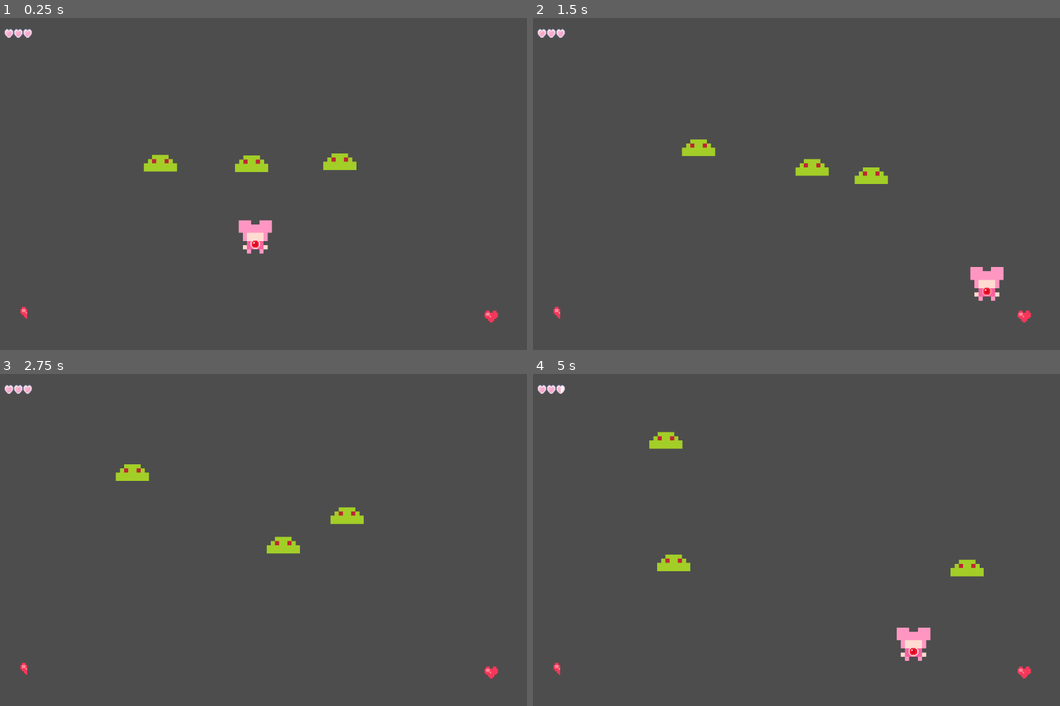
Above: before the commit, frames 1-4 (two rows, left to right).
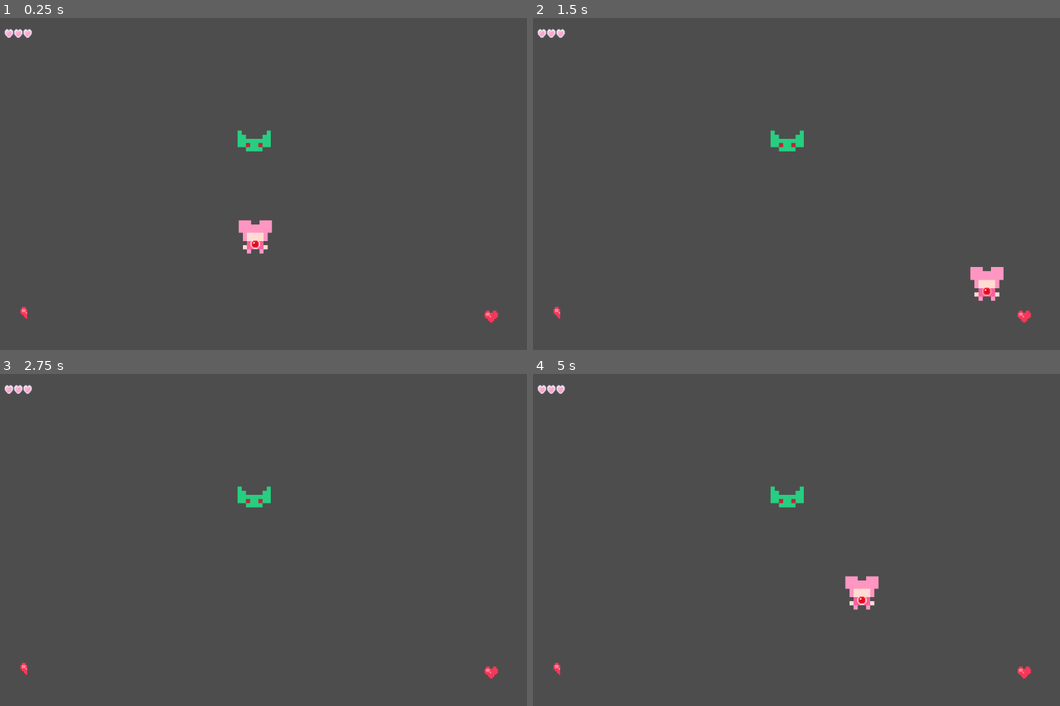
Above: after the commit, the same moments.

Repository: MagicalMegaDev/Magical-Persona-Repo
Game: Godot game, scene res://Assets/Scenes/Rooms/TestingRoom.tscn
The game is run twice, just before and just after one commit, with the same random seed, the same clock (stepped at 60 frames per second) and the same inputs. This scene is started directly instead of the project's main scene.
Inputs:
- Up to frame 1 (0.25 s): no input
- Up to frame 2 (1.5 s): tap Enter at 0.5 s; hold D (move_right) 0.53-1.28 s; tap Space (speed) at 0.6, 1.35 s; hold S (move_down) from 1.28 s (still down)
- Up to frame 3 (2.75 s): release S (move_down) at 2.03 s; hold D (move_right) from 2.03 s (still down); tap Space (speed) at 2.1 s
- Up to frame 4 (5 s): release D (move_right) at 2.78 s; hold W (move_up) 2.78-3.53 s; tap Space (speed) at 2.85, 3.6, 4.35 s; hold A (move_left) from 3.53 s (still down)

The runs differ from the first frame. In frame 1, 1.0% of the frame differs, in the area x 27-68%, y 33-47%; in frame 2, 1.1%; in frame 3, 1.1%; in frame 4, 2.0%, in the area x 4-86%, y 3-87%.
Error after the commit: Invalid access to property or key '_on_direction_calculated' on a base object of type 'Nil'. (res://Assets/Scripts/State)

Commit message:
Setting up bat weird error

Diff:
--- /dev/null
+++ b/Assets/Scenes/Characters/Enemies/Placeholder/Bat.tscn
@@ -0,0 +1,91 @@
+[gd_scene load_steps=13 format=3 uid="uid://n6a7f0v1c36d"]
+
+[ext_resource type="Script" uid="uid://x2mfrinou0ev" path="res://Assets/Scripts/Characters/Enemies/BaseEnemy.gd" id="1_ngk7h"]
+[ext_resource type="Script" uid="uid://crvv5pv2spbfx" path="res://Assets/Resources/CharacterStats.gd" id="2_k1fir"]
+[ext_resource type="Script" uid="uid://bxsgjqvvic3x0" path="res://Assets/Scripts/Components/Handlers/Health/EnemyHealthHandler.gd" id="2_wxaxt"]
+[ext_resource type="Texture2D" uid="uid://dwg44hyw5ca03" path="res://Assets/Art/Placeholder/prototypeEnemySprite.png" id="3_tux02"]
+[ext_resource type="Script" uid="uid://ctdfwf3huvtsi" path="res://Assets/Scripts/Components/Controllers/EnemyAnimationController.gd" id="4_w628o"]
+[ext_resource type="Script" uid="uid://bkhavkraf15wh" path="res://Assets/Scripts/State Machines/EnemyAIStateMachine/EnemyMovementStateMachine.gd" id="6_tupvp"]
+[ext_resource type="Script" uid="uid://dvaa51eysnpop" path="res://Assets/Scripts/State Machines/EnemyAIStateMachine/States/EnemyMovementState.gd" id="7_kqshc"]
+[ext_resource type="Script" uid="uid://c4r57oepjkm3b" path="res://Assets/Scripts/Components/Controllers/EnemyMovementAI/RandomMovementAI.gd" id="8_tupvp"]
+
+[sub_resource type="Resource" id="Resource_0bkxy"]
+script = ExtResource("2_k1fir")
+max_health = 3
+base_max_speed = 350.0
+base_acceleration = 200.0
+base_friction = 100.0
+weight = 20.0
+metadata/_custom_type_script = "uid://crvv5pv2spbfx"
+
+[sub_resource type="RectangleShape2D" id="RectangleShape2D_5w1ox"]
+size = Vector2(85.3333, 40)
+
+[sub_resource type="RectangleShape2D" id="RectangleShape2D_onc88"]
+size = Vector2(64, 40)
+
+[sub_resource type="CircleShape2D" id="CircleShape2D_5w1ox"]
+radius = 45.3982
+
+[node name="Enemy" type="CharacterBody2D"]
+collision_layer = 8
+collision_mask = 19
+script = ExtResource("1_ngk7h")
+imported_stats = SubResource("Resource_0bkxy")
+metadata/_custom_type_script = "uid://x2mfrinou0ev"
+
+[node name="HealthController" type="Node" parent="."]
+script = ExtResource("2_wxaxt")
+metadata/_custom_type_script = "uid://bxsgjqvvic3x0"
+
+[node name="Sprite2D" type="Sprite2D" parent="."]
+texture = ExtResource("3_tux02")
+hframes = 6
+vframes = 4
+region_enabled = true
+region_rect = Rect2(0, 264, 384, 248)
+
+[node name="CollisionBox" type="CollisionShape2D" parent="."]
+position = Vector2(-1.43051e-06, -6)
+scale = Vector2(0.75, 0.75)
+shape = SubResource("RectangleShape2D_5w1ox")
+
+[node name="HurtBox" type="Area2D" parent="."]
+collision_layer = 32
+collision_mask = 26
+
+[node name="CollisionShape2D" type="CollisionShape2D" parent="HurtBox"]
+modulate = Color(1, 0, 0, 1)
+position = Vector2(0, -11)
+shape = SubResource("RectangleShape2D_onc88")
+
+[node name="EnemyDetection" type="Area2D" parent="."]
+position = Vector2(0, -17)
+collision_layer = 64
+collision_mask = 64
+
+[node name="CollisionShape2D" type="CollisionShape2D" parent="EnemyDetection"]
+position = Vector2(0, 7)
+shape = SubResource("CircleShape2D_5w1ox")
+
+[node name="AnimationTree" type="AnimationTree" parent="."]
+
+[node name="AnimationPlayer" type="AnimationPlayer" parent="AnimationTree"]
+script = ExtResource("4_w628o")
+
+[node name="EnemyMovementStateMachine" type="Node" parent="."]
+script = ExtResource("6_tupvp")
+metadata/_custom_type_script = "uid://bkhavkraf15wh"
+
+[node name="Roaming" type="Node" parent="EnemyMovementStateMachine" node_paths=PackedStringArray("movement_ai")]
+script = ExtResource("7_kqshc")
+movement_ai = NodePath("RandomMovementAI")
+metadata/_custom_type_script = "uid://dvaa51eysnpop"
+
+[node name="RandomMovementAI" type="Node" parent="EnemyMovementStateMachine/Roaming"]
+script = ExtResource("8_tupvp")
+direction_change_frequency_min = 0.25
+direction_change_frequency_max = 1.0
+metadata/_custom_type_script = "uid://c4r57oepjkm3b"
+
+[connection signal="damaged" from="HealthController" to="AnimationTree/AnimationPlayer" method="_on_take_damage"]
--- a/Assets/Scenes/Rooms/TestingRoom.tscn
+++ b/Assets/Scenes/Rooms/TestingRoom.tscn
@@ -2,11 +2,11 @@
 
 [ext_resource type="PackedScene" uid="uid://bg85fe3yjuhyw" path="res://Assets/Scenes/Characters/Players/TestCharacter.tscn" id="1_uper2"]
 [ext_resource type="PackedScene" uid="uid://dtqmwnh60jaon" path="res://Assets/Scenes/UI/DungeonUI.tscn" id="3_r0bfr"]
-[ext_resource type="PackedScene" uid="uid://bnrc4kf3cl8sm" path="res://Assets/Scenes/Characters/Enemies/Placeholder/Slime/GreenSlime.tscn" id="3_xh5he"]
 [ext_resource type="PackedScene" uid="uid://bvjm3b75txjrg" path="res://Assets/Scenes/Pickups/heart_pickup.tscn" id="5_23rdi"]
 [ext_resource type="Script" uid="uid://cj6appwlvrvxk" path="res://Assets/Scripts/Components/Handlers/DebugEnemyPool.gd" id="5_swk3f"]
 [ext_resource type="Script" uid="uid://dhgva6rfc166t" path="res://Assets/Scripts/Components/HitBoxComponents/Pickups/PickupEffect.gd" id="6_54l42"]
 [ext_resource type="Resource" uid="uid://e17wkvmmyua6" path="res://Assets/Resources/PickupEffects/full_heal.tres" id="7_17t5q"]
+[ext_resource type="PackedScene" uid="uid://n6a7f0v1c36d" path="res://Assets/Scenes/Characters/Enemies/Placeholder/Bat.tscn" id="7_54l42"]
 
 [node name="TestingRoom" type="Node2D"]
 y_sort_enabled = true
@@ -16,15 +16,6 @@
 [node name="Player" parent="." instance=ExtResource("1_uper2")]
 position = Vector2(500, 422)
 scale = Vector2(1.0042, 1.00341)
-
-[node name="GreenSlime" parent="." instance=ExtResource("3_xh5he")]
-position = Vector2(492, 264)
-
-[node name="GreenSlime2" parent="." instance=ExtResource("3_xh5he")]
-position = Vector2(318, 263)
-
-[node name="GreenSlime3" parent="." instance=ExtResource("3_xh5he")]
-position = Vector2(662, 262)
 
 [node name="DebugEnemyPool" type="Node" parent="."]
 script = ExtResource("5_swk3f")
@@ -36,3 +27,6 @@
 [node name="HeartPickup2" parent="." instance=ExtResource("5_23rdi")]
 position = Vector2(955, 574)
 base_pickup_effects = Array[ExtResource("6_54l42")]([ExtResource("7_17t5q")])
+
+[node name="Enemy" parent="." instance=ExtResource("7_54l42")]
+position = Vector2(498, 248)
--- a/Assets/Scripts/State Machines/EnemyAIStateMachine/EnemyMovementStateMachine.gd
+++ b/Assets/Scripts/State Machines/EnemyAIStateMachine/EnemyMovementStateMachine.gd
@@ -8,5 +8,7 @@
 	for child in states.values():
 		if(child is EnemyMovementState):
 			child.state_machine = self
-			child.movement_ai.my_character = my_owner
+			if(child.movement_ai):
+				child.movement_ai.my_character = my_owner
+			else: push_warning("%s lacks an AI component!" % child.name)
 		else: print ("%s in %s is not an EnemyMovementState!" % [child.name, get_parent().name])
--- a/Assets/Scripts/State Machines/StateMachine.gd
+++ b/Assets/Scripts/State Machines/StateMachine.gd
@@ -18,14 +18,13 @@
 func _ready():
 	if(starting_state and states.has(starting_state.name)):
 		current_state = starting_state
-		change_state(current_state.name)
 	else:
 		if(states.size() != 0):
 			current_state = states.values()[0]
 			print(get_parent().name + " state machine had no starting state set!")
 		else:
 			print(get_parent().name + " state machine has no states!")
-
+	change_state(current_state.name)
 
 func _process(delta):
 	if current_state:
